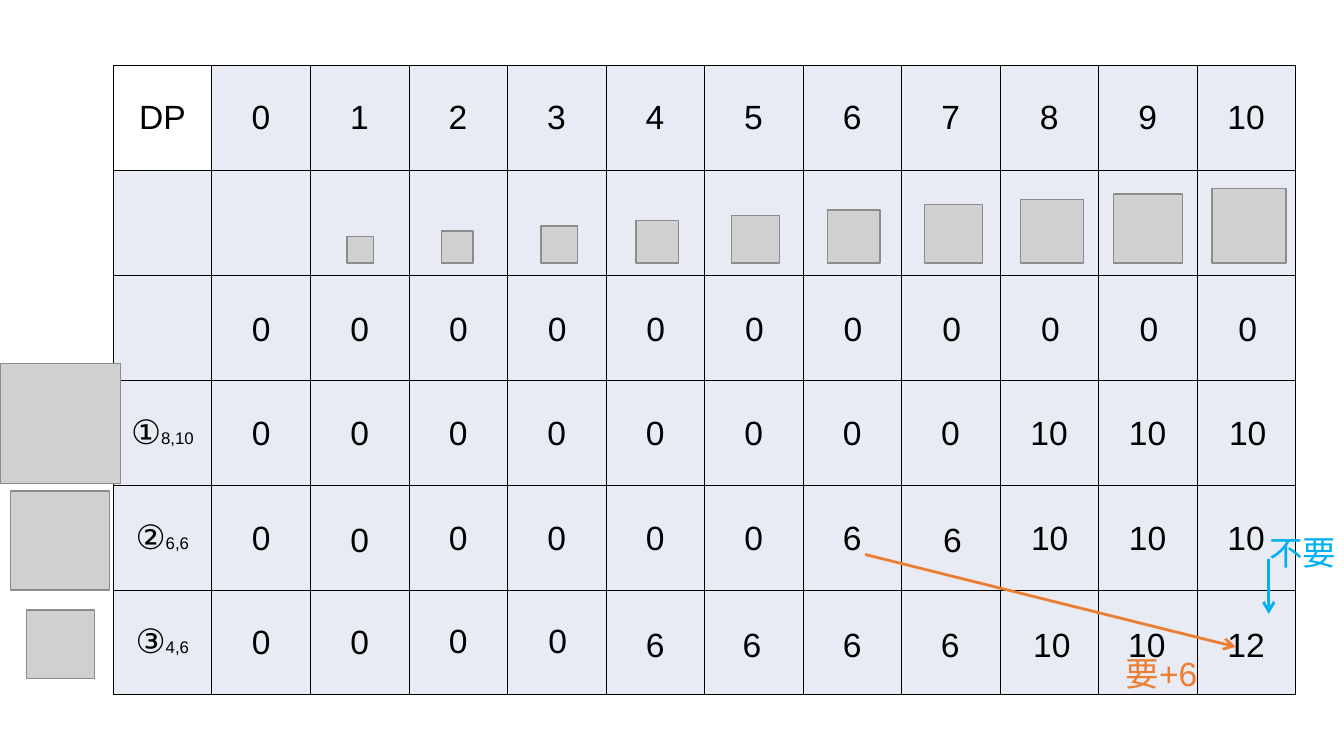
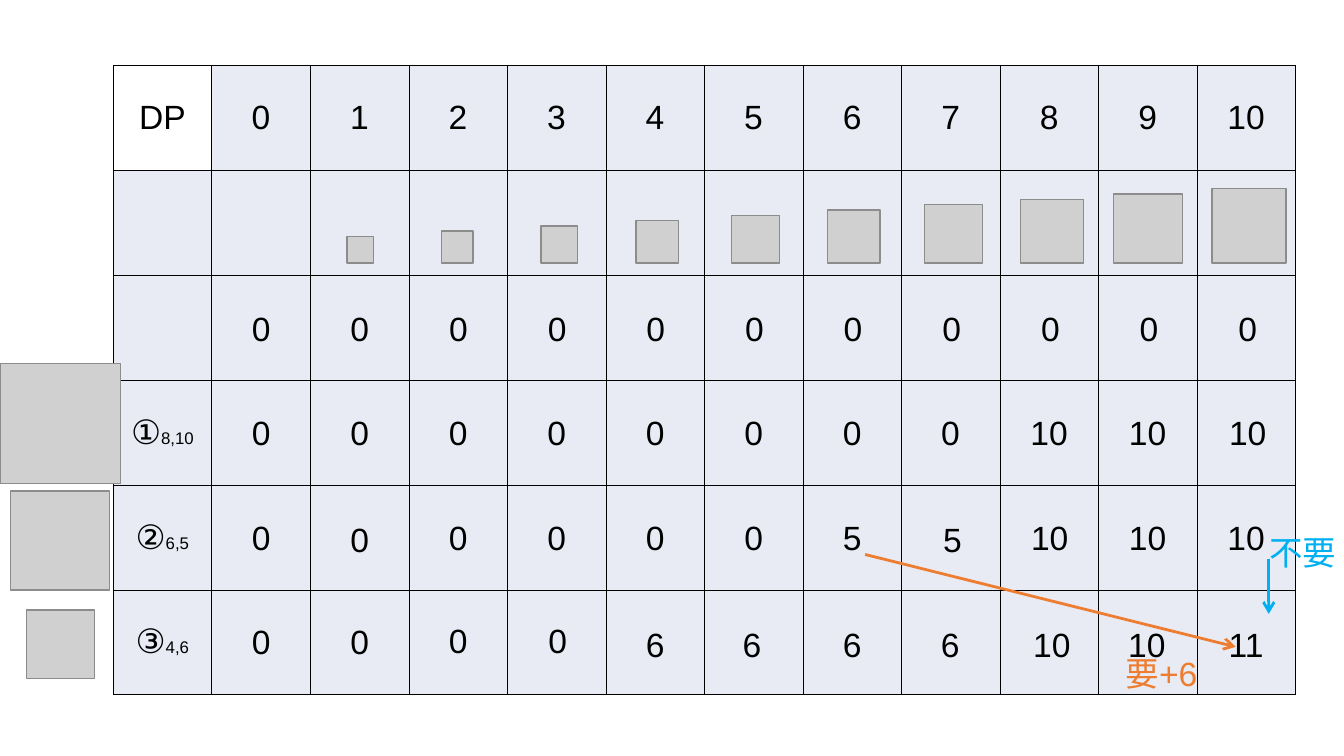
Before and after one commit to xiaoyiwei199/My-PPT, a slide deck: slide 17 of NOIP 2-1-2 动态规划II（01背包）.pptx. Drawn at 1344x756 pixels with LibreOffice and Linux fonts; fonts in the diff are those of the drawing; grey boxes stand for pictures; background and template pictures are left out. Boxes give left, top, right and bottom in pixels: in the first picture for what was removed or moved away, otherwise in the second. Text is boxed around its words. In the diff, an @@ line names an element or a change of style, - is before the commit and + after.

```diff
--- a/NOIP 2-1-2 动态规划II（01背包）.pptx
+++ b/NOIP 2-1-2 动态规划II（01背包）.pptx
@@ table at bbox=[113, 66, 1290, 695] @@
-row 5, column 1: ②6,6
+row 5, column 1: ②6,5
@@ text at bbox=[843, 527, 862, 551]: text changed @@
-6
+5
@@ text at bbox=[943, 529, 962, 553]: text changed @@
-6
+5
@@ text at bbox=[1229, 634, 1264, 657]: text changed @@
-12
+11
```
Also in this commit, not shown: 1 other slide changed.
